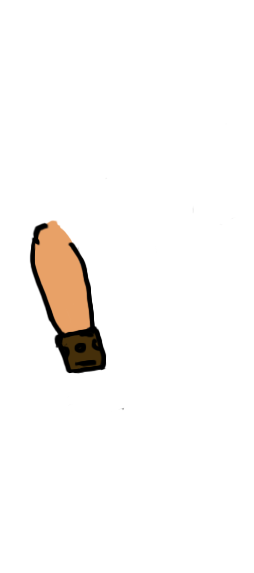
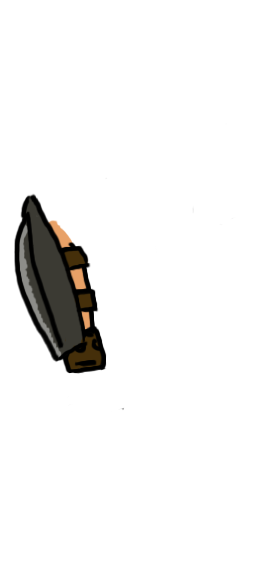
Layered file, before and after one edit (254 x 573). Changes by layer:
added layer "Layer 6" above "Layer 7" over [14, 193, 99, 363]
added layer "Layer 7" above "Layer 2" over [14, 194, 95, 359]
